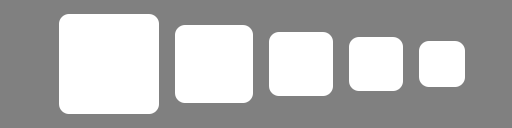
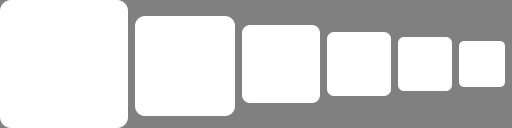
Before/after of a 512×128 layered artwork. What changed in the layer stack:
painted on "사각형 1" (1st of 6) over [419, 41, 505, 87]
painted on "사각형 1" (2nd of 6) over [349, 37, 452, 91]
painted on "사각형 1" (3rd of 6) over [269, 32, 391, 96]
painted on "사각형 1" (4th of 6) over [175, 25, 320, 103]
added layer "사각형 1" (5th of 6) above "사각형 1" over [135, 16, 235, 116]
painted on "사각형 1" (6th of 6) over [0, 0, 159, 128]
